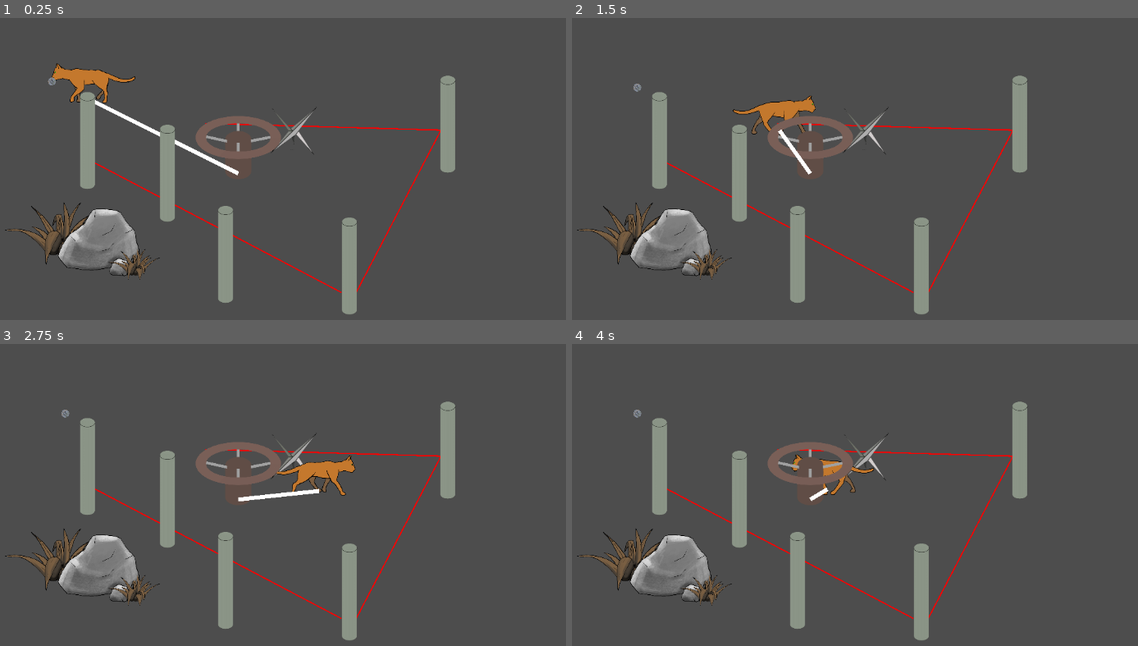
Above: before the commit, frames 1-4 (two rows, left to right).
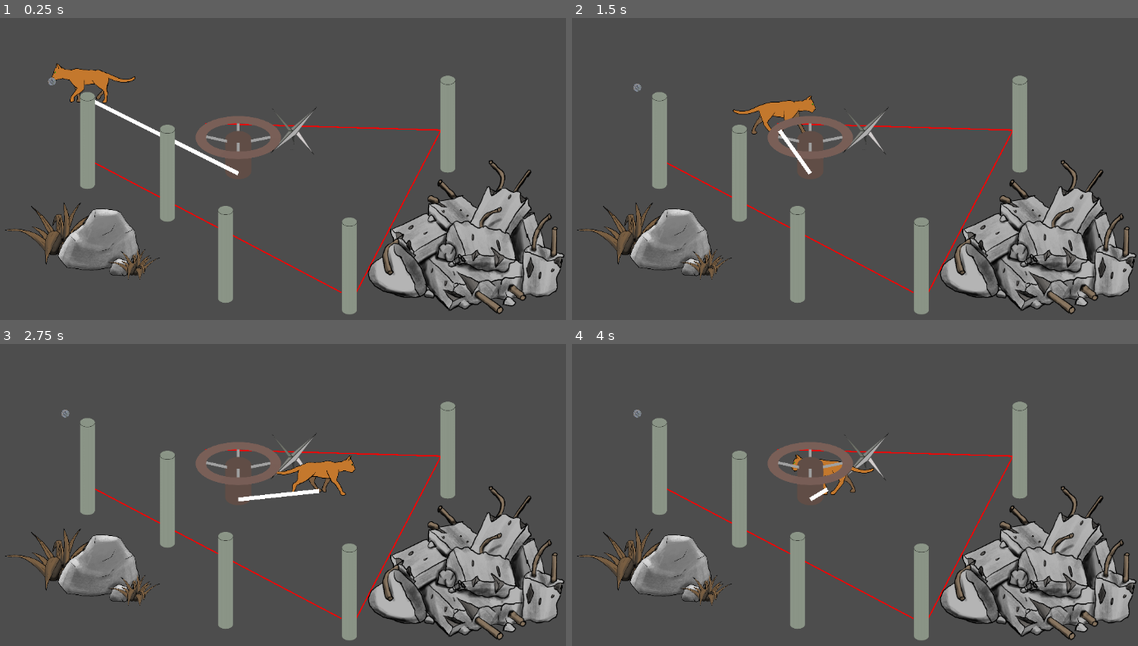
Above: after the commit, the same moments.

Repository: Flodurs/Godotwildjam63
Game: Godot game, scene res://szenen/level/Level.tscn
Two runs of this game, one before a commit and one after it. Both use one fixed random seed, a clock stepped at 60 frames per second and the inputs below.
Inputs:
- Up to frame 1 (0.25 s): no input
- Up to frame 2 (1.5 s): tap Enter at 0.5 s; hold D (mRight) 0.53-1.28 s; tap E (wolleInteraktion) at 0.6, 1.35 s; hold S (mDown) from 1.28 s (still down)
- Up to frame 3 (2.75 s): tap Space at 2 s; release S (mDown) at 2.03 s; hold D (mRight) from 2.03 s (still down); tap E (wolleInteraktion) at 2.1 s
- Up to frame 4 (4 s): release D (mRight) at 2.78 s; hold W (mUp) 2.78-3.53 s; tap E (wolleInteraktion) at 2.85, 3.6 s; hold A (mLeft) from 3.53 s (still down)

The runs differ from the first frame. In frame 1, 8.5% of the frame differs, in the area x 64-100%, y 47-99%; in frame 2, 8.5%; in frame 3, 8.5%; in frame 4, 8.5%.

Commit message:
ConcretePile

Diff:
--- a/szenen/entitys/katze.tscn
+++ b/szenen/entitys/katze.tscn
@@ -41,7 +41,7 @@
 position = Vector2(1.81188e-13, -51)
 scale = Vector2(0.11, 0.11)
 sprite_frames = SubResource("SpriteFrames_30qp0")
-frame_progress = 0.504905
+frame_progress = 0.174633
 
 [node name="CollisionShape2D" type="CollisionShape2D" parent="."]
 position = Vector2(0, -10)
--- a/szenen/level/Level.tscn
+++ b/szenen/level/Level.tscn
@@ -9,6 +9,7 @@
 [ext_resource type="PackedScene" path="res://szenen/objekte/rad.tscn" id="7_i1n3s"]
 [ext_resource type="PackedScene" uid="uid://bl75k08wo6xhn" path="res://szenen/objekte/grass.tscn" id="7_r2t3v"]
 [ext_resource type="PackedScene" path="res://szenen/objekte/seil.tscn" id="7_xqpbt"]
+[ext_resource type="PackedScene" uid="uid://b3yj2axpflnrq" path="res://szenen/objekte/concrete_pile.tscn" id="8_8dxxq"]
 
 [node name="level" type="Node2D"]
 y_sort_enabled = true
@@ -62,6 +63,10 @@
 position = Vector2(-449, 194)
 scale = Vector2(0.3, 0.3)
 
+[node name="ConcretePile" parent="Objects" instance=ExtResource("8_8dxxq")]
+position = Vector2(572, 273)
+scale = Vector2(0.7, 0.7)
+
 [node name="Camera2D" type="Camera2D" parent="."]
 zoom = Vector2(0.7, 0.7)
 
--- /dev/null
+++ b/szenen/objekte/concrete_pile.tscn
@@ -0,0 +1,13 @@
+[gd_scene load_steps=2 format=3 uid="uid://b3yj2axpflnrq"]
+
+[ext_resource type="Texture2D" uid="uid://c7p3djry447f4" path="res://assets/sprites/Objects/ConcretePile.png" id="1_apocg"]
+
+[node name="ConcretePile" type="StaticBody2D"]
+
+[node name="Sprite2D" type="Sprite2D" parent="."]
+position = Vector2(0, -164)
+texture = ExtResource("1_apocg")
+
+[node name="CollisionPolygon2D" type="CollisionPolygon2D" parent="."]
+position = Vector2(0, -164)
+polygon = PackedVector2Array(-347, 141, -292, 194, -179, 215, -105, 218, -63, 267, 53, 235, 112, 275, 227, 217, 318, 199, 315, 123, 261, 77, 15, 37, -179, 49, -297, 69, -336, 104)
Binary file added: assets/sprites/Objects/ConcretePile.png
Not shown, added: assets/sprites/Objects/ConcretePile.png.import
Not shown: 1 places in szenen/entitys/katze.tscn that only renumber resources
Not shown: 1 places in szenen/level/Level.tscn that only renumber resources
